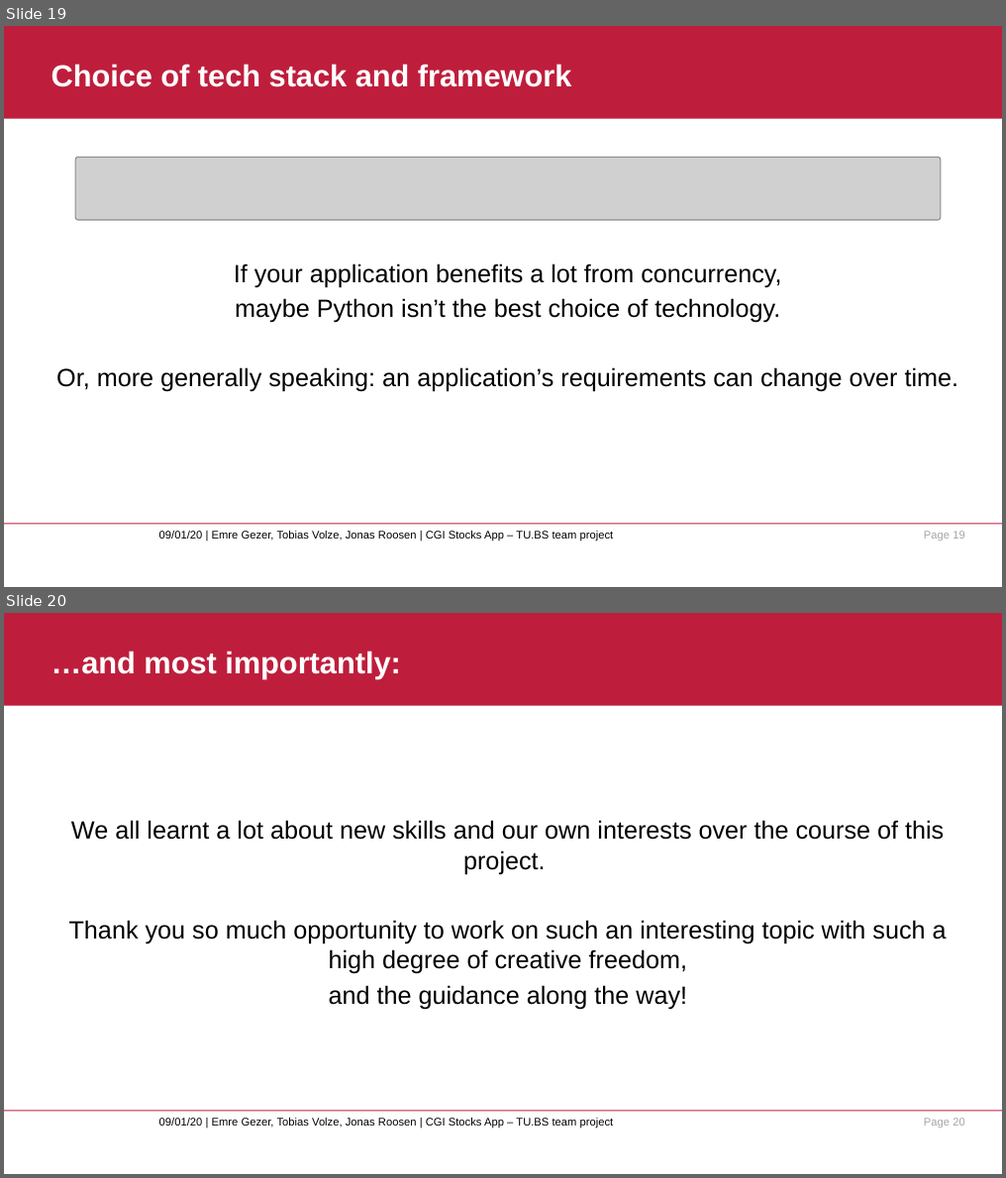
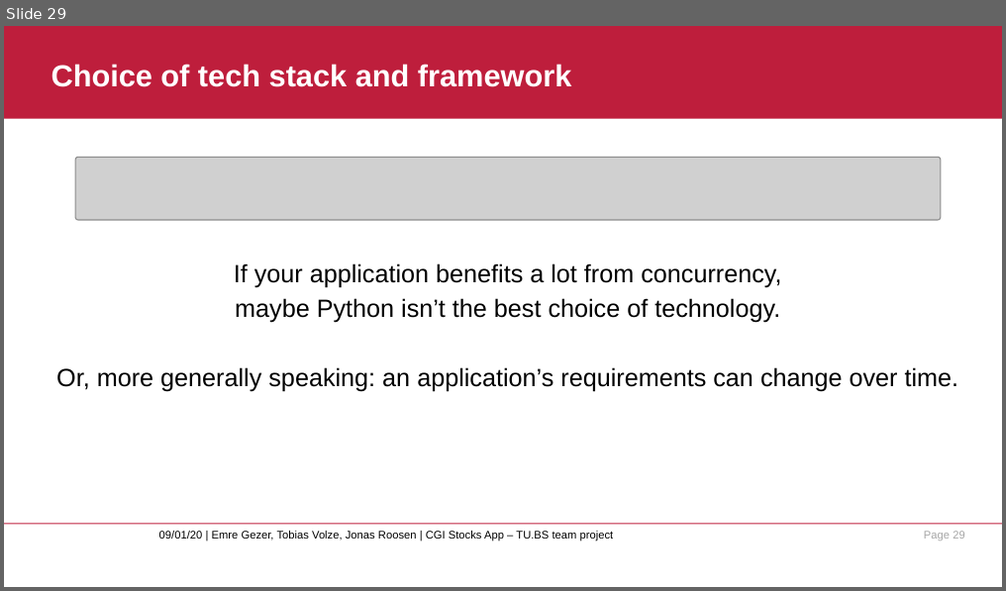
Before and after one commit to neoraven/Teamprojekt_SS20_CGI, a slide deck: presentation/TUBS_CGI_stocks_app_presentation.pptx. Shown one above the other, each under a label of ours: slides 19 and 20 before the commit, slide 29 after it. The pictures are 1006x1178 and 1006x591 pixels, drawn with LibreOffice and Linux fonts; fonts in the diff are those of the drawing; grey boxes stand for pictures; background and template pictures are left out. Boxes give left, top, right and bottom in pixels: in the first picture for what was removed or moved away, otherwise in the second. Text is boxed around its words. In the diff, an @@ line names an element or a change of style, - is before the commit and + after.

```diff
--- a/presentation/TUBS_CGI_stocks_app_presentation.pptx
+++ b/presentation/TUBS_CGI_stocks_app_presentation.pptx
@@ slide 20 removed at (4,613,1002,1174), background #FFFFFF; not listed: 4 template elements that a slide beside it also shows @@
@@ title removed at (52,651,401,679) @@
-…and most importantly:
@@ text removed at (69,820,946,1009) @@
-We all learnt a lot about new skills and our own interests over the course of this project.
-Thank you so much opportunity to work on such an interesting topic with such a high degree of creative freedom,
-and the guidance along the way!
@@ what was slide 19 is now slide 29 @@
@@ page number at (924,531,964,541): text changed @@
-Page 19
+Page 29
```
Also in this commit, not shown: 1 slide changed, 11 slides added, 1 other slide removed.
